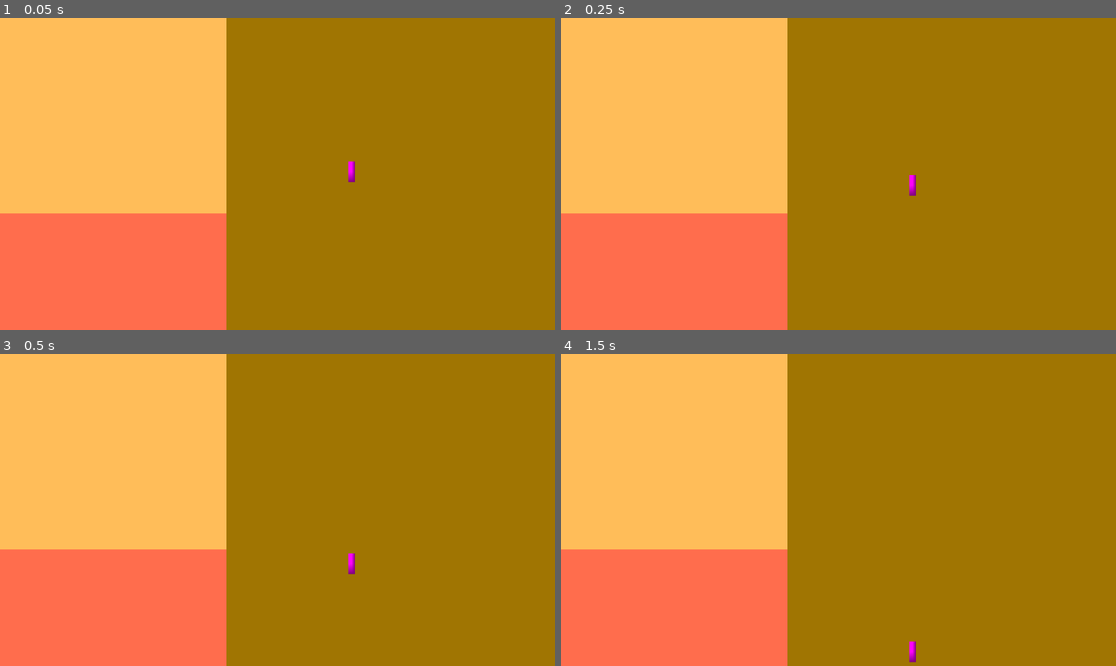
Above: before the commit, frames 1-4 (two rows, left to right).
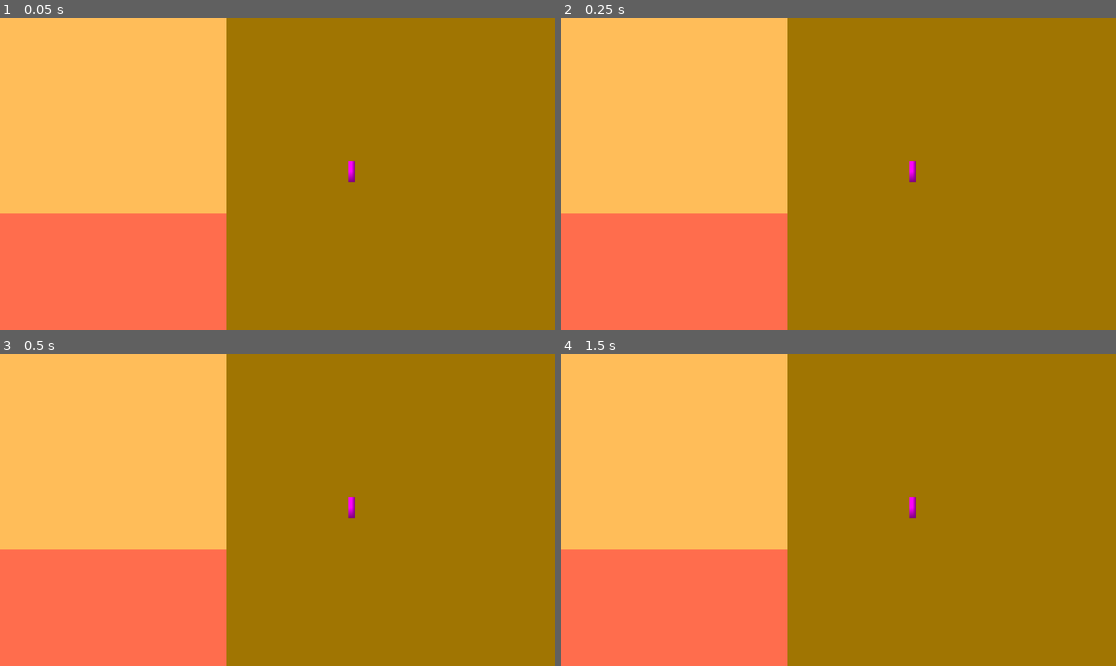
Above: after the commit, the same moments.

Repository: jillthebean/august-jam-clerk-with-no-power
Game: Godot game, scene res://main.tscn
The game is run twice, just before and just after one commit, with the same random seed, the same clock (stepped at 60 frames per second) and the same inputs.
Inputs (mouse positions are in pixels of both pictures, inside the frame that each line leads up to):
- Up to frame 1 (0.05 s): no input
- Up to frame 2 (0.25 s): no input
- Up to frame 3 (0.5 s): no input
- Up to frame 4 (1.5 s): move the mouse to (960, 494) at 0.52 s; click (960, 494) at 0.67 s; tap Enter at 1.25 s; drag from (727, 525) to (810, 572) at 1.27 s

The runs differ from the first frame. In frame 1, less than 0.1% of the frame differs, in the area x 62-64%, y 45-47%; in frame 2, 0.1%; in frame 3, 0.2%; in frame 4, 0.2%, in the area x 62-64%, y 45-99%.

Commit message:
properly apply drag force to book

Diff:
--- a/scenes/book/book.tscn
+++ b/scenes/book/book.tscn
@@ -8,6 +8,7 @@
 [sub_resource type="PlaceholderTexture2D" id="PlaceholderTexture2D_uah28"]
 
 [node name="Book" type="RigidBody2D"]
+gravity_scale = 0.0
 script = ExtResource("1_uah28")
 
 [node name="CollisionShape2D" type="CollisionShape2D" parent="."]
--- a/world.gd
+++ b/world.gd
@@ -1,6 +1,6 @@
 extends Node
 
-@onready var book = $Base/ResearchArea/Book
+@onready var book: RigidBody2D = $Base/ResearchArea/Book
 
 var dragging = false
 var click_radius = 32 # Size of the sprite.
@@ -11,13 +11,11 @@
 		if (event.position - book.global_position).length() < click_radius:
 			# Start dragging if the click is on the sprite.
 			if not dragging and event.pressed:
-				print("START")
 				dragging = true
 		# Stop dragging if the button is released.
 		if dragging and not event.pressed:
-			print("STOP")
 			dragging = false
 
 	if event is InputEventMouseMotion and dragging:
 		# While dragging, move the sprite with the mouse.
-		book.global_position = event.position
+		book.move_and_collide(event.position - book.global_position)
